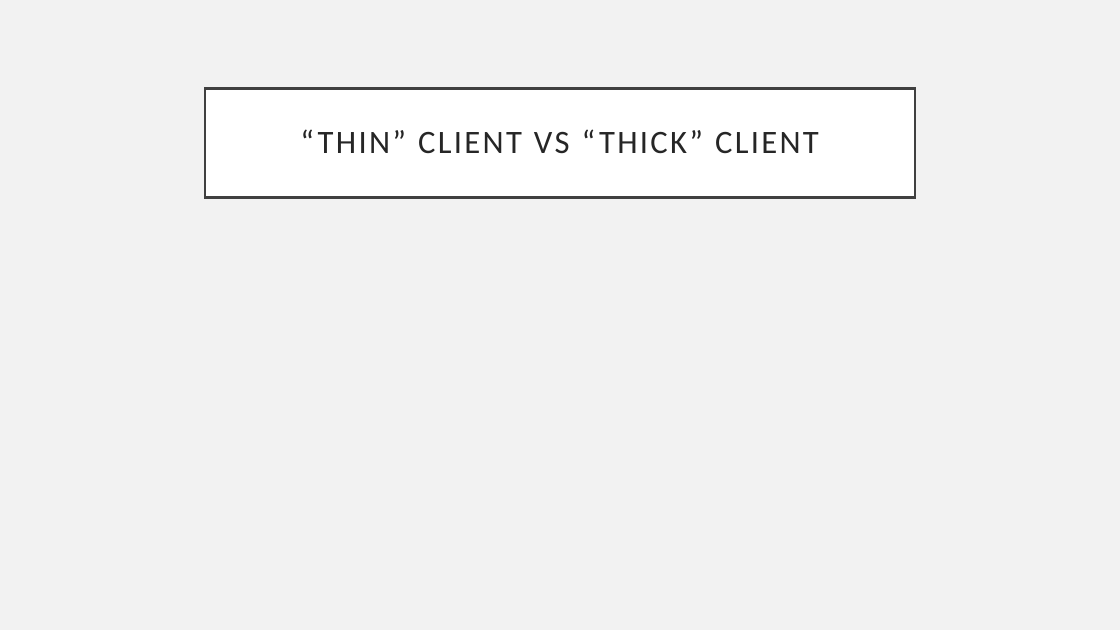
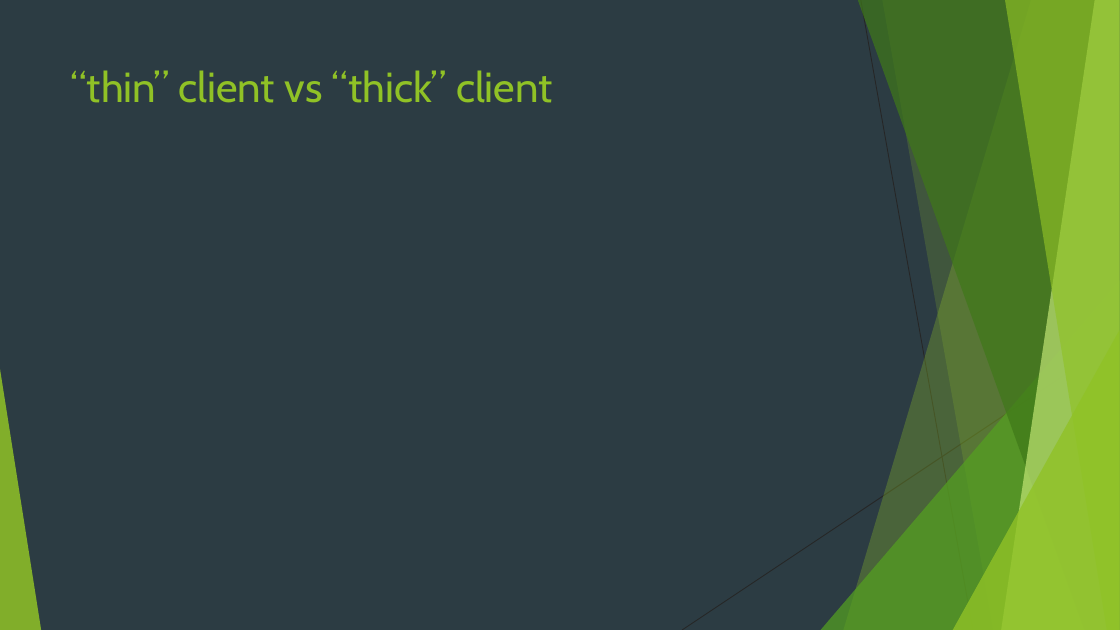
Before and after one commit to hexa-decim8/ISBPM, a slide deck: slide 12 of Class_Materials/Week_1/Day_3/ISBPM w1d3.pptx. Drawn at 1120x630 pixels with LibreOffice and Linux fonts; fonts in the diff are those of the drawing. Boxes give left, top, right and bottom in pixels: in the first picture for what was removed or moved away, otherwise in the second. Text is boxed around its words. In the diff, an @@ line names an element or a change of style, - is before the commit and + after.

```diff
--- a/Class_Materials/Week_1/Day_3/ISBPM w1d3.pptx
+++ b/Class_Materials/Week_1/Day_3/ISBPM w1d3.pptx
@@ background #F2F2F2 to #2C3C43 @@
@@ title "“thin” client vs “thick” client": place and size @@
-title "“thin” client vs “thick” client" at <box>205,88,915,197</box>
+title "“thin” client vs “thick” client" at <box>71,70,553,103</box>
@@ title "“thin” client vs “thick” client" at <box>71,70,553,103</box>: vertical alignment middle to top; fill #FFFFFF to none; outline #404040 2.5 pt to none @@
@@ title at <box>71,70,553,103</box>: text changed; size 28 to 36 pt; font Calibri to Cabin; text colour #262626 to #90C226 @@
-“THIN” CLIENT VS “THICK” CLIENT
+“thin” client vs “thick” client
@@ group added at <box>0,0,1120,630</box>: 5 freeform shapes, 3 triangles, 2 lines @@
```
Also in this commit, not shown: 16 other slides changed, 3 slides added, 1 slide removed, 1 other file.
